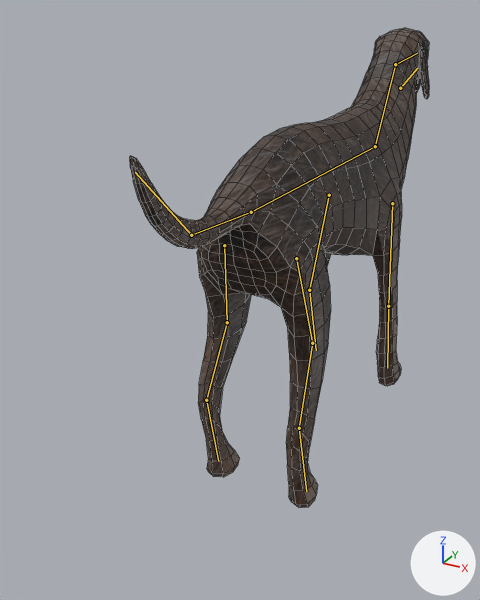
Renders of the Blender file 3D/BasicDog.blend from each side of a commit.
Camera for both pictures: a 50 mm lens placed at (0.56, -1.457, 1.017), pointed at (-0.149, -0.169, 0.373). Arrows for +X, +Y and +Z are at lower right; the lights stay in place. The first picture is the older version. The bones that bend it are drawn over the model as lines. Mesh edges are drawn as thin lines.
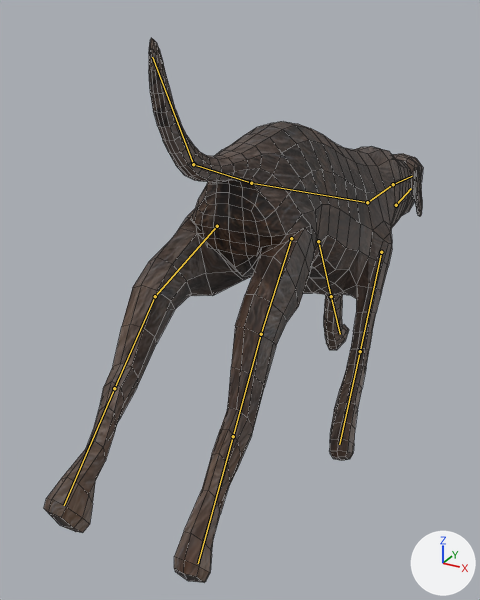
The newer file adds an action. The first version stands in its rest pose; the second is drawn at frame 6 of the action 'Run_loop'.

Changed parts and their boxes [x1, y1, x2, y2] in the pictures (480 x 600 px):
'Cube', posed (27% wider, 14% taller): before [130, 28, 429, 508]; after [44, 38, 423, 583]
bone 'Body', root to tip: before (251, 212) to (375, 146); after (251, 183) to (367, 202)
bone 'Neck', root to tip: before (375, 146) to (395, 64); after (367, 202) to (393, 184)
bone 'Head', root to tip: before (395, 64) to (417, 53); after (393, 184) to (412, 176)
bone 'UpperHindeleg.l', root to tip: before (224, 245) to (227, 322); after (217, 226) to (155, 296)
bone 'UpperHindeleg.r', root to tip: before (296, 258) to (312, 343); after (291, 238) to (261, 334)

The edits, one by one:
Bone 'Body' (bone_body) moves from (0.0, 0.0, 0.0) to (0.075, 0.0, 0.0).
Bone 'Body' (bone_body) turns from (0, 0, 0) to (0, 0, 16) degrees about its own x, y and z.
Bone 'Neck' (bone_neck) turns from (0, 0, 0) to (-42, 2, 6) degrees about its own x, y and z.
Bone 'Head' (bone_head) turns from (0, 0, 0) to (7, 3, -48) degrees about its own x, y and z.
Bone 'UpperHindeleg.l' (bone_upperhindeleg_l) turns from (0, 0, 0) to (-62, 6, -3) degrees about its own x, y and z.
Bone 'UpperHindeleg.r' (bone_upperhindeleg_r) turns from (0, 0, 0) to (-51, -5, 2) degrees about its own x, y and z.
Bone 'IKForelegTarget.l' (bone_ikforelegtarget_l) moves from (0.0, 0.0, 0.0) to (0.0, 0.301, -0.064).
Bone 'IKHindelegTarget.l' (bone_ikhindelegtarget_l) moves from (0.0, 0.0, 0.0) to (0.0, -0.704, 0.316).
Bone 'IKForelegPole.r' (bone_ikforelegpole_r) moves from (0.0, 0.0, 0.0) to (0.002, 0.169, -0.019).
Bone 'IKForelegTarget.r' (bone_ikforelegtarget_r) moves from (0.0, 0.0, 0.0) to (0.0, -0.538, -0.035).
Bone 'IKHindelegTarget.r' (bone_ikhindelegtarget_r) moves from (0.0, 0.0, 0.0) to (0.0, -0.646, 0.212).
